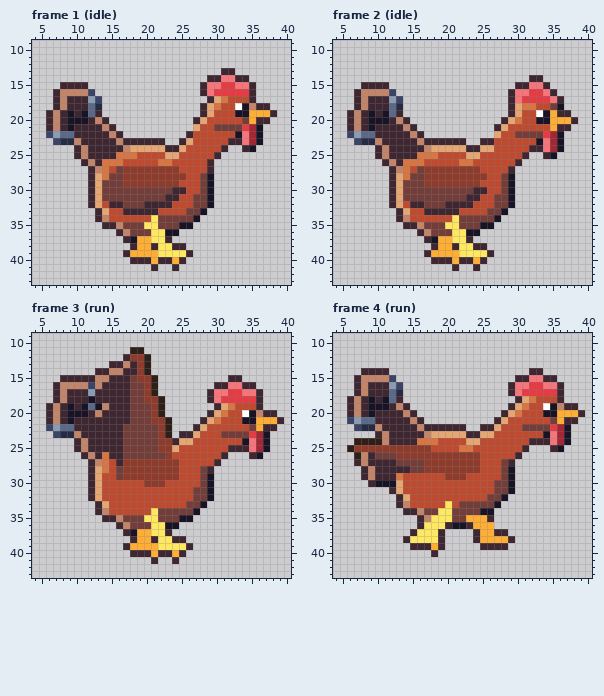
Two states of a pixel-art file, art/obstacles/hen@94.aseprite. Above is the file before it was changed.
45x45 pixels, 6 frames. Shown: frame 1 (idle): x 4..40, y 9..43; frame 2 (idle): x 4..40, y 9..43; frame 3 (run): x 4..40, y 9..43; frame 4 (run): x 4..40, y 9..43. The commit also changed other frames, which this record leaves out.
And afterwards:
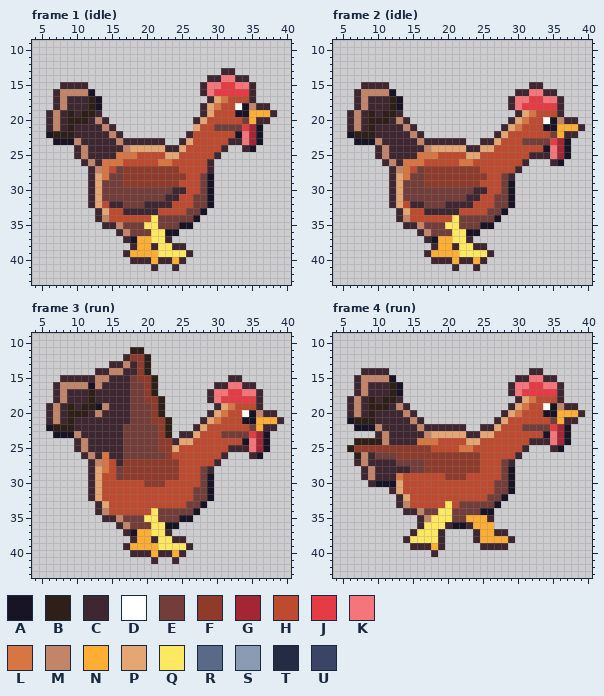
Palette (. is transparent): A #181425  B #2e2019  C #3e2731  D #ffffff  E #733e39  F #8e3b2b  G #a22633  H #be4a2f  J #e43b44  K #f6757a  L #d77643  M #c28569  N #feae34  P #e4a672  Q #fee761  R #5a6988  S #8b9bb4  T #262b44  U #3a4466
Diff:
Changed rows in their new state; - is an unchanged pixel.
Frame 1 (idle):
first column x 6:
16 ------A-
17 ------BA
18 ------BA
19 ---B-BB-
20 ---BBB--
21 ---B----
22 ABBB----
23 -AAA----
Frame 2 (idle):
first column x 6:
14 --------------------------..------
15 ------------------------..CC.-----
16 ------A----------------.CCKKC-----
17 ------BA-----------------K--K-----
18 ------BA----------------KJJJJJC---
19 ---B-BB----------------.CPLHHH-.--
20 ---BBB----------------.CPL-HDAMC--
21 ---B-----------------.CPL---AANNNC
22 ABBB-----------------CP-HHHHHENCC-
23 -AAA-----------------P---EEEEJGA--
24 --------------------------HHAKGA--
25 -------------------------HCC-KGA--
26 ------------------------HC---CA---
27 -----------------------HC---------
28 -----------------------C----------
Frame 3 (run):
first column x 6:
16 ------A
17 ------B
18 ------B
19 ---B-BB
20 ---BBB-
21 ---B---
22 ABBB---
23 -AAA---
Frame 4 (run):
first column x 6:
15 ------A-
16 ------BA
17 ------BA
18 ---B-BB-
19 ---BBB--
20 ---B----
21 ABBB----
22 -AAA----
